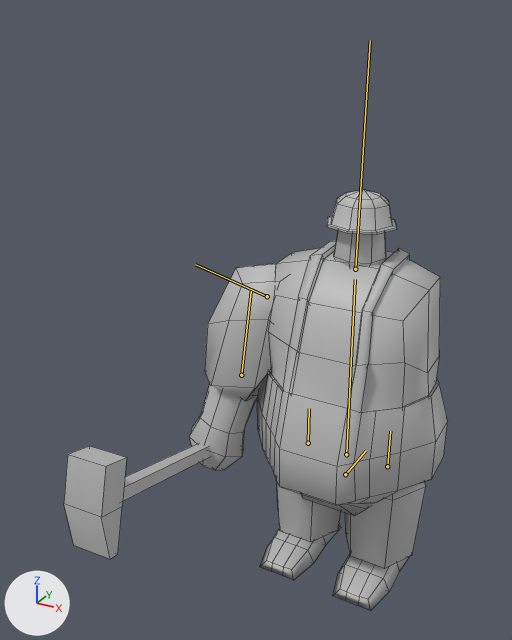
Renders of the FBX model Assets/Art/Meshes/OneArmedFatman_withHammer.fbx from each side of a commit.
Camera for both pictures: a 50 mm lens placed at (2.21, -6.03, 5.54), pointed at (-0.61, -0.9, 2.98). Lighting does not change. The marker at lower left points along +X, +Y and +Z. Both versions are drawn at frame 2 of the action 'Take 001'; the numbers are the values there. The bones that bend it are drawn over the model as lines. Mesh edges are drawn as thin lines.

Names of what the first picture shows: 'Fatman.001', 'Hammer'.
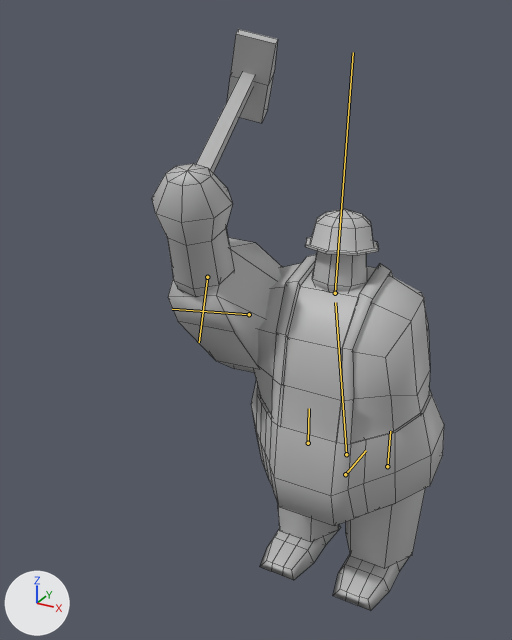
Pixel boxes [x1, y1, x2, y2] of what changed, in the pictures (512 x 640 px):
'Fatman.001', posed (13% wider, 6% taller)
    before: [189, 189, 448, 611]
    after: [152, 163, 444, 611]
'Hammer', posed
    before: [64, 443, 210, 559]
    after: [196, 29, 278, 173]
bone 'upper_body', root to tip
    before: (346, 454) to (355, 279)
    after: (346, 454) to (335, 302)
bone 'head', root to tip
    before: (355, 269) to (370, 40)
    after: (335, 293) to (353, 52)
bone 'arm', root to tip
    before: (267, 296) to (195, 264)
    after: (249, 314) to (172, 309)
bone 'hand', root to tip
    before: (241, 375) to (251, 291)
    after: (207, 277) to (199, 342)

What the commit changed:
Bone 'upper_body' (bone_upper_body) turns from (2, 0, 0) to (15, 0, 0) degrees about its own x, y and z.
Bone 'head' (bone_head) turns from (-2, 0, 0) to (-19, 0, 0) degrees about its own x, y and z.
Bone 'arm' (bone_arm) turns from (2, 15, 1) to (6, 147, -15) degrees about its own x, y and z.
Bone 'hand' (bone_hand) turns from (-3, 0, 1) to (-26, 3, 14) degrees about its own x, y and z.
